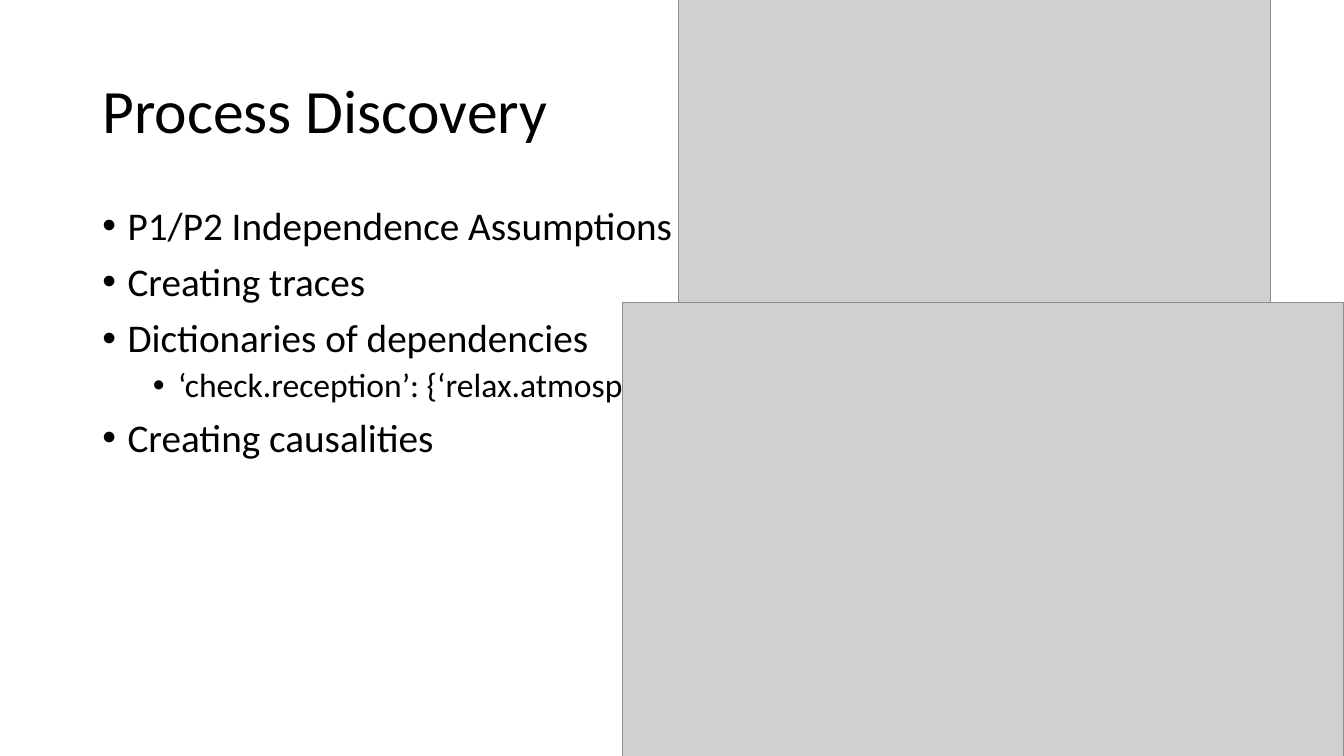
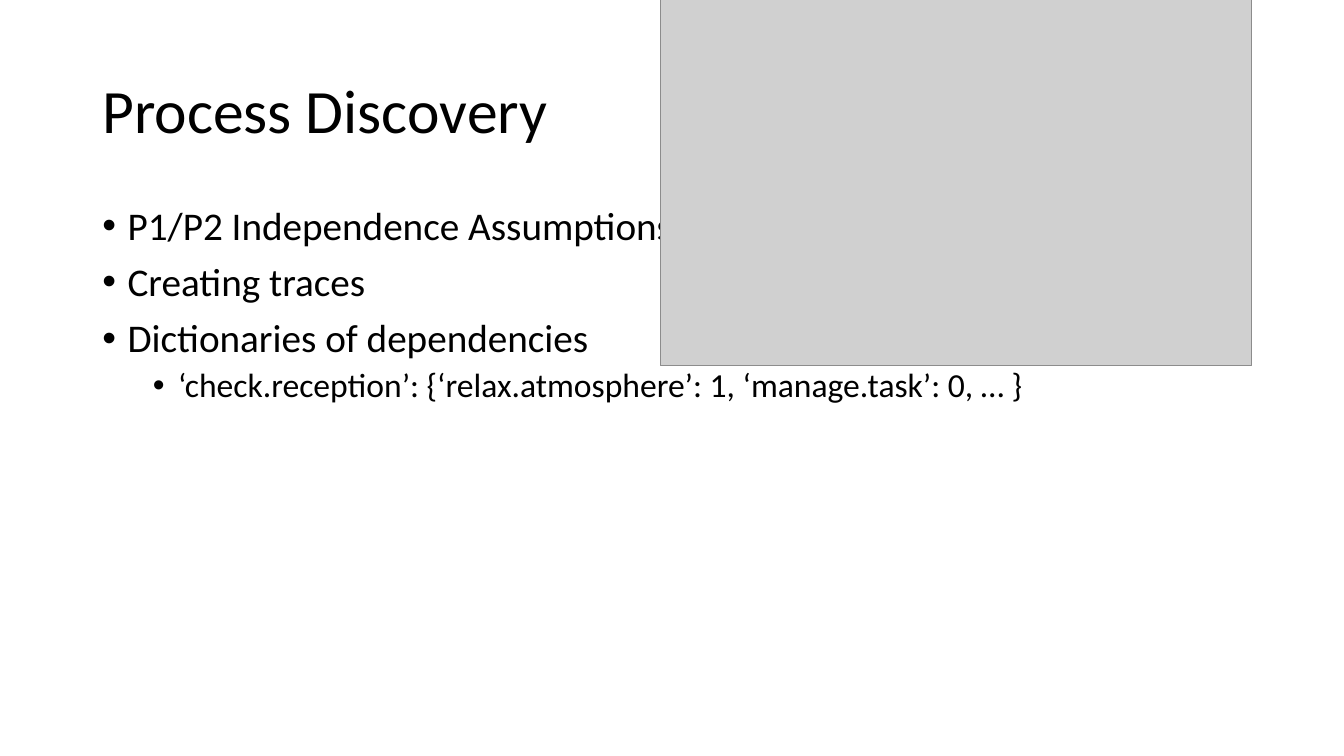
Before and after one commit to kensekense/unige-spring-2020, a slide deck: slide 7 of models/presentation4_CSmodeling.pptx. Drawn at 1344x756 pixels with LibreOffice and Linux fonts; fonts in the diff are those of the drawing; grey boxes stand for pictures. Boxes give left, top, right and bottom in pixels: in the first picture for what was removed or moved away, otherwise in the second. Text is boxed around its words. In the diff, an @@ line names an element or a change of style, - is before the commit and + after.

```diff
--- a/models/presentation4_CSmodeling.pptx
+++ b/models/presentation4_CSmodeling.pptx
@@ picture resized from (x1=679, y1=0, x2=1270, y2=408) to (x1=660, y1=0, x2=1252, y2=366) @@
@@ picture removed at (x1=622, y1=302, x2=1344, y2=756) @@
@@ text at (x1=128, y1=424, x2=433, y2=459): paragraph removed @@
-• Creating causalities
```
Also in this commit, not shown: 1 slide added.
